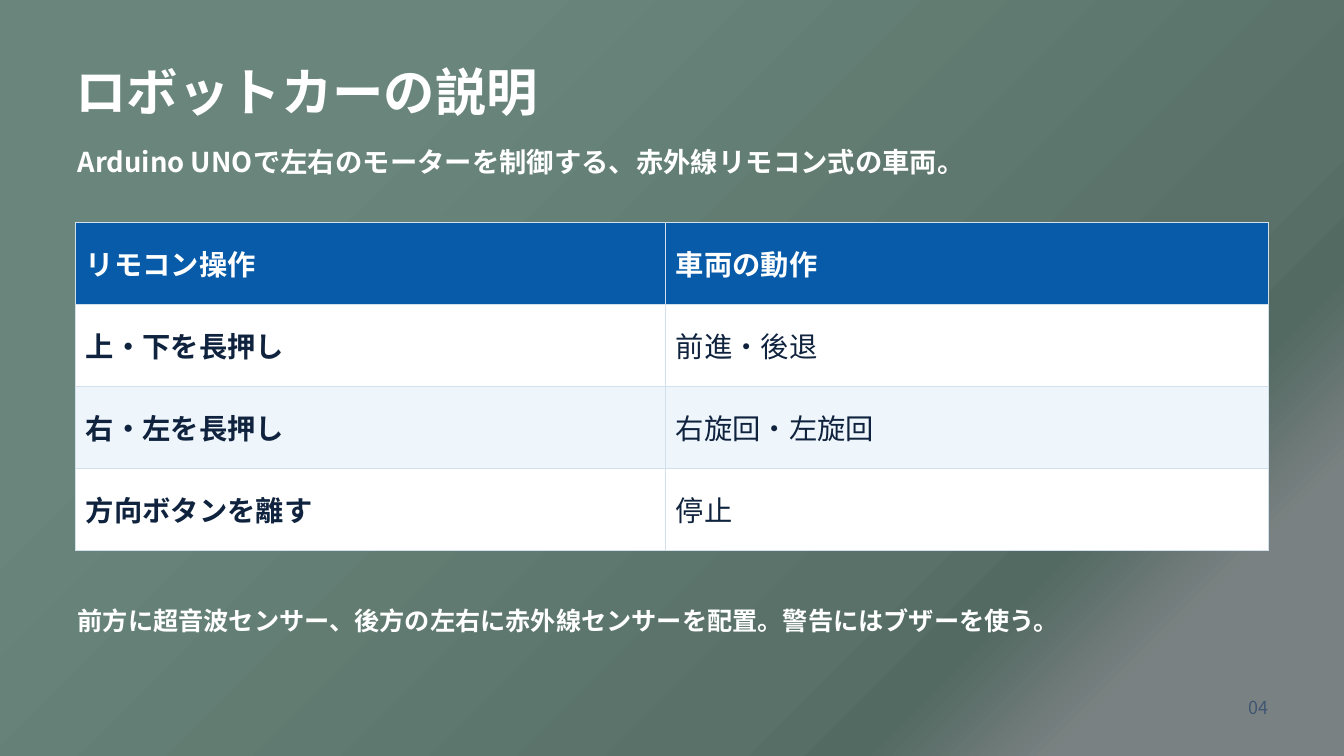
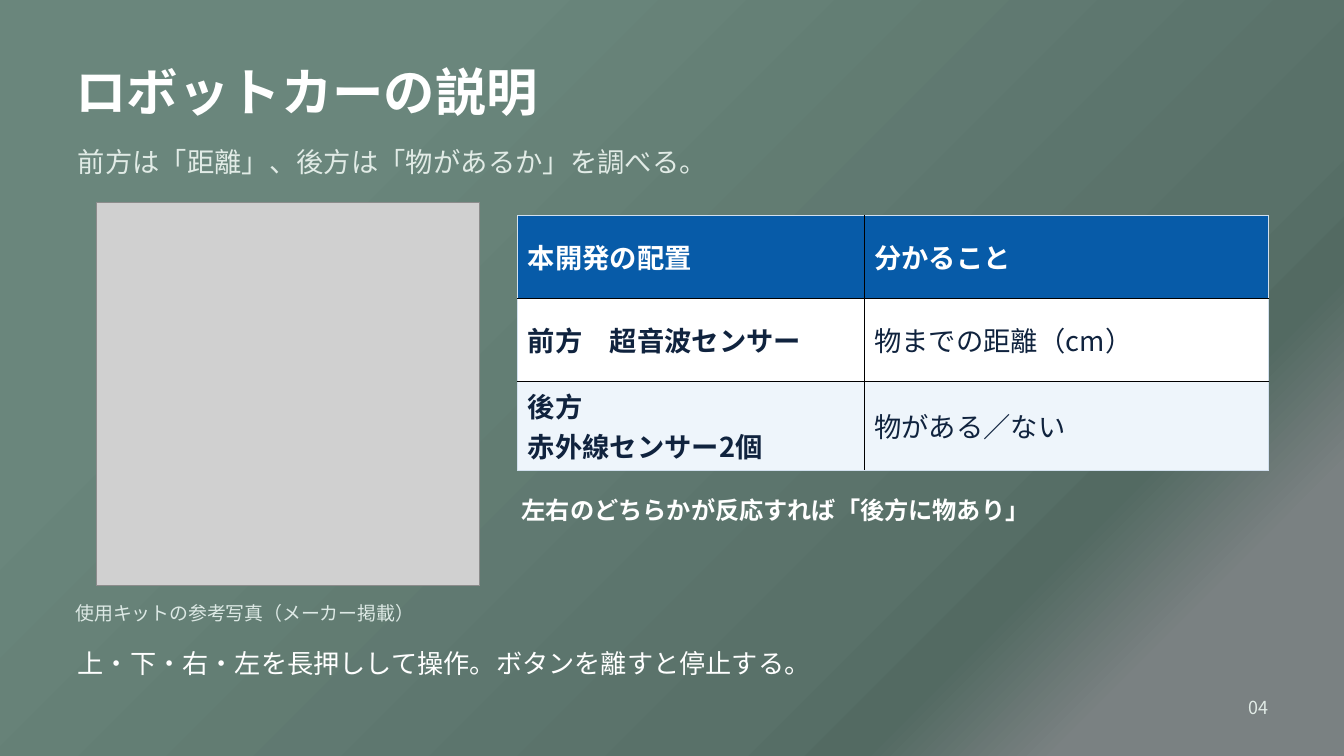
Before and after one commit to aaa1550/-, a slide deck: slide 4 of docs/files/OSOYOO_robot_car_presentation.pptx. Drawn at 1344x756 pixels with LibreOffice and Linux fonts; fonts in the diff are those of the drawing; grey boxes stand for pictures. Boxes give left, top, right and bottom in pixels: in the first picture for what was removed or moved away, otherwise in the second. Text is boxed around its words. In the diff, an @@ line names an element or a change of style, - is before the commit and + after.

```diff
--- a/docs/files/OSOYOO_robot_car_presentation.pptx
+++ b/docs/files/OSOYOO_robot_car_presentation.pptx
@@ text at (x1=78, y1=149, x2=707, y2=175): text changed; text colour #FFFFFF to #E1EBE6; bold off @@
-Arduino UNOで左右のモーターを制御する、赤外線リモコン式の車両。
+前方は「距離」、後方は「物があるか」を調べる。
@@ picture added at (x1=97, y1=203, x2=480, y2=586) @@
@@ table removed at (x1=76, y1=223, x2=1268, y2=551), 4 rows, 2 columns @@
-リモコン操作 | 車両の動作
-上・下を長押し | 前進・後退
-右・左を長押し | 右旋回・左旋回
-方向ボタンを離す | 停止
@@ table added at (x1=518, y1=216, x2=1269, y2=465), 3 rows, 2 columns @@
+本開発の配置 | 分かること
+前方 超音波センサー | 物までの距離（cm）
+後方 / 赤外線センサー2個 | 物がある／ない
@@ text added at (x1=522, y1=498, x2=1030, y2=521), 17.2 pt, text #FFFFFF, bold @@
+左右のどちらかが反応すれば「後方に物あり」
@@ text added at (x1=76, y1=604, x2=414, y2=622), 13.5 pt, text #DDE9E5 @@
+使用キットの参考写真（メーカー掲載）
@@ text removed at (x1=78, y1=608, x2=1059, y2=633) @@
-前方に超音波センサー、後方の左右に赤外線センサーを配置。警告にはブザーを使う。
@@ text added at (x1=78, y1=651, x2=811, y2=675), 18.8 pt, text #FFFFFF @@
+上・下・右・左を長押しして操作。ボタンを離すと停止する。
@@ text "04" at (x1=1249, y1=701, x2=1269, y2=714): text colour #405671 to #E1EBE6 @@
```
Also in this commit, not shown: 7 other slides changed, 3 other files.
